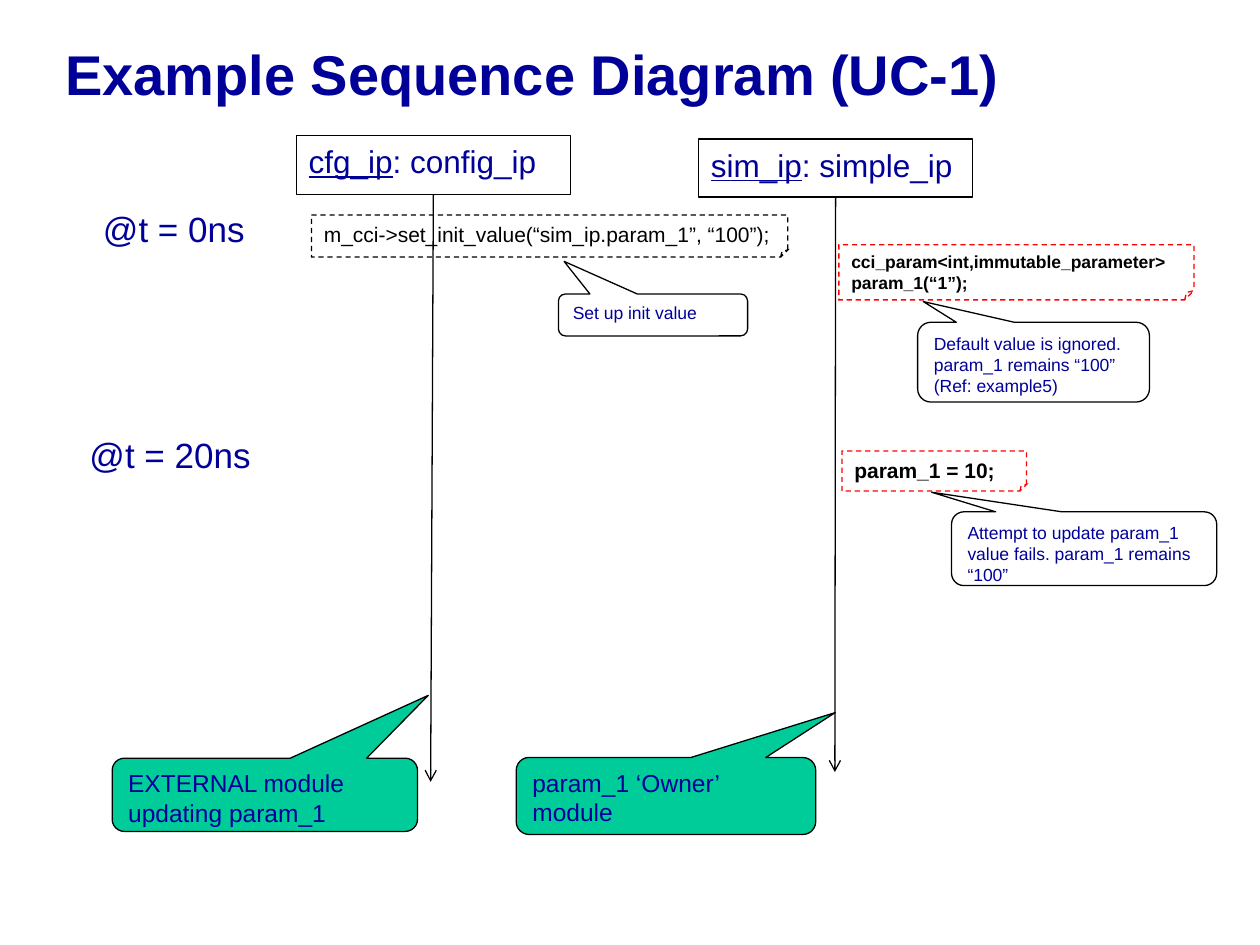
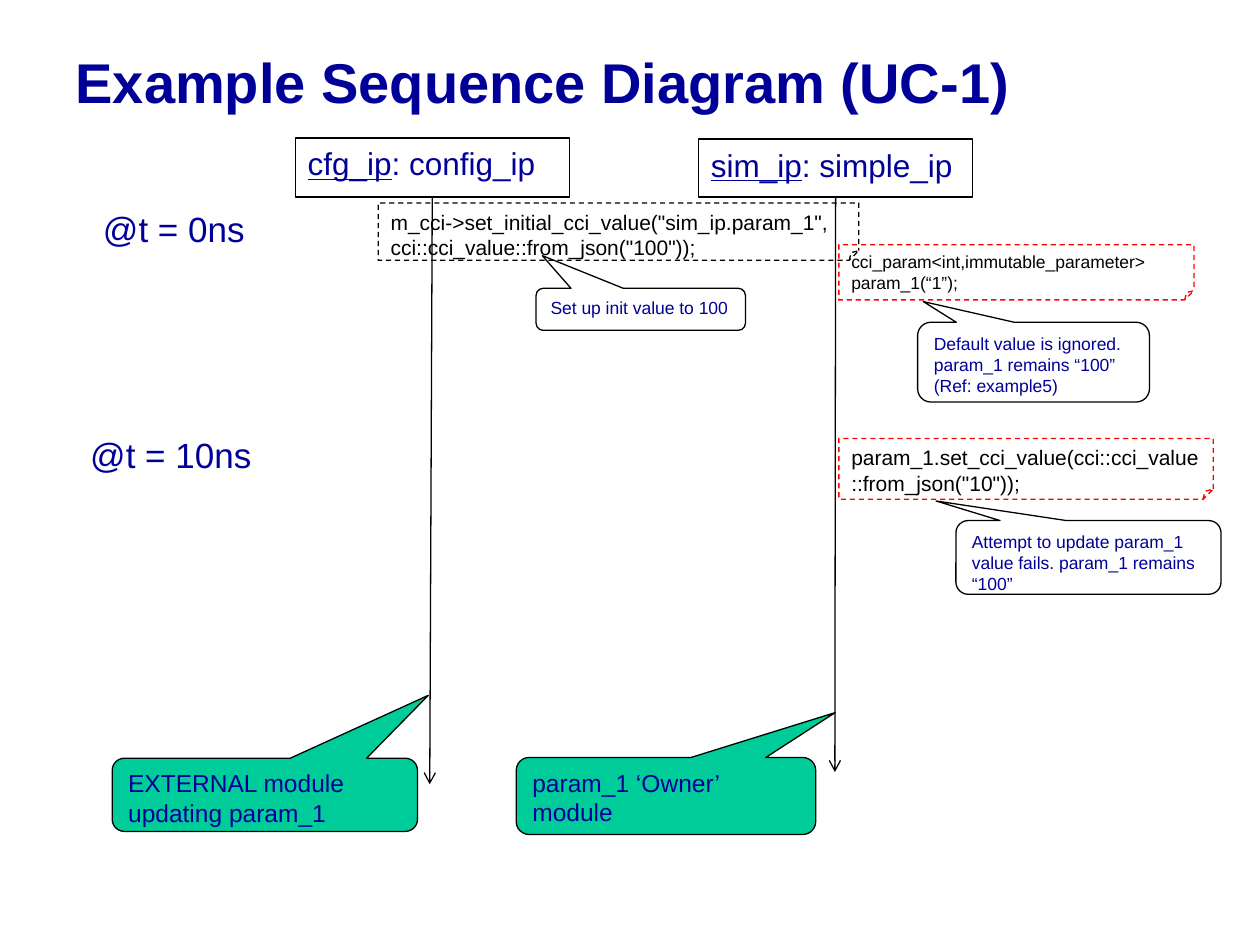
Before and after one commit to accellera-official/cci, a slide deck: slide 3 of examples/ex04_Simple_Immutable_Param/docs/ex04_Simple_Immutable_Param.ppt. Drawn at 1260x945 pixels with LibreOffice and Linux fonts; fonts in the diff are those of the drawing; background and template pictures are left out. Boxes give left, top, right and bottom in pixels: in the first picture for what was removed or moved away, otherwise in the second. Text is boxed around its words. In the diff, an @@ line names an element or a change of style, - is before the commit and + after.

Commit message:
Updated examples 1-4 to remove outdated terminolgy and code.
Slides including steps to run examples in Linux and MSVC will be added
to a separate ppt soon.

```diff
--- a/examples/ex04_Simple_Immutable_Param/docs/ex04_Simple_Immutable_Param.ppt
+++ b/examples/ex04_Simple_Immutable_Param/docs/ex04_Simple_Immutable_Param.ppt
@@ title "Example Sequence Diagram (UC-1)": place and size @@
-title "Example Sequence Diagram (UC-1)" at <box>65,54,998,106</box>
+title "Example Sequence Diagram (UC-1)" at <box>76,62,1009,114</box>
@@ folded corner "m_cci->set_initial_cci_value("sim_ip.param_1", cci::cci_valu ...": place and size @@
-folded corner "m_cci->set_initial_cci_value("sim_ip.param_1", cci::cci_valu ..." at <box>311,215,788,257</box>
+folded corner "m_cci->set_initial_cci_value("sim_ip.param_1", cci::cci_valu ..." at <box>378,203,858,261</box>
@@ text in folded corner at <box>391,213,828,260</box>: text changed @@
-m_cci->set_init_value(“sim_ip.param_1”, “100”);
+m_cci->set_initial_cci_value("sim_ip.param_1", cci::cci_value::from_json("100"));
@@ folded corner "cci_param<int,immutable_parameter>" at <box>839,244,1194,300</box>: bold off @@
@@ rounded speech box "Set up init value to ...": place and size @@
-rounded speech box "Set up init value to ..." at <box>558,294,747,335</box>
+rounded speech box "Set up init value to ..." at <box>537,289,746,330</box>
@@ text in rounded speech box at <box>551,301,728,318</box>: text changed @@
-Set up init value
+Set up init value to 100
@@ text at <box>90,442,251,473</box>: text changed @@
-@t = 20ns
+@t = 10ns
@@ folded corner "param_1.set_cci_value(cci::cci_value::from_json("10"));": place and size @@
-folded corner "param_1.set_cci_value(cci::cci_value::from_json("10"));" at <box>842,451,1027,491</box>
+folded corner "param_1.set_cci_value(cci::cci_value::from_json("10"));" at <box>839,438,1213,499</box>
@@ text in folded corner at <box>851,449,1198,495</box>: text changed; bold off @@
-param_1 = 10;
+param_1.set_cci_value(cci::cci_value::from_json("10"));
@@ rounded speech box "Attempt to update param_1 value ...": place and size @@
-rounded speech box "Attempt to update param_1 value ..." at <box>951,512,1216,586</box>
+rounded speech box "Attempt to update param_1 value ..." at <box>956,520,1221,595</box>
```
Also in this commit, not shown: 2 other slides changed, 1 slide added, 2 slides removed, 12 other files.
